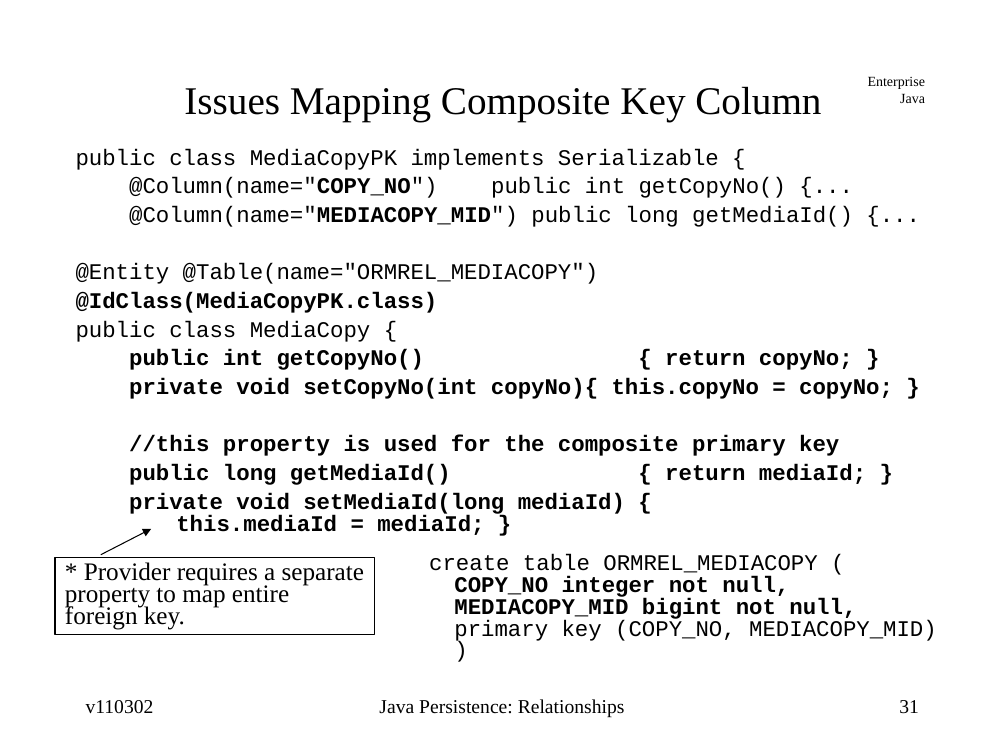
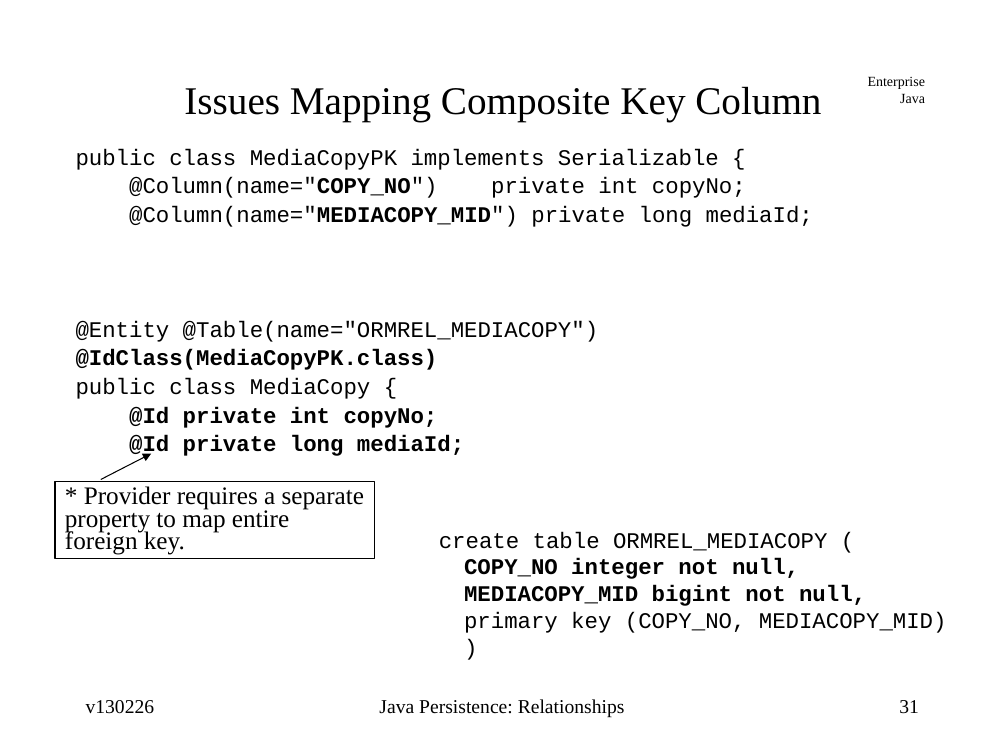
Before and after one commit to jcstaff/ejava-javaee, a slide deck: slide 31 of ormRelations/src/site/resources/lectures/ormRelations.ppt. Drawn at 1008x756 pixels with LibreOffice and Linux fonts; fonts in the diff are those of the drawing. Boxes give left, top, right and bottom in pixels: in the first picture for what was removed or moved away, otherwise in the second. Text is boxed around its words. In the diff, an @@ line names an element or a change of style, - is before the commit and + after.

```diff
--- a/ormRelations/src/site/resources/lectures/ormRelations.ppt
+++ b/ormRelations/src/site/resources/lectures/ormRelations.ppt
@@ text at <box>129,177,813,227</box>: text changed @@
-@Column(name="COPY_NO") public int getCopyNo() {...
-@Column(name="MEDIACOPY_MID") public long getMediaId() {...
+@Column(name="COPY_NO") private int copyNo;
+@Column(name="MEDIACOPY_MID") private long mediaId;
@@ text at <box>129,406,464,458</box>: text changed @@
-public int getCopyNo() { return copyNo; }
-private void setCopyNo(int copyNo){ this.copyNo = copyNo; }
-//this property is used for the composite primary key
-public long getMediaId() { return mediaId; }
-private void setMediaId(long mediaId) {
-    this.mediaId = mediaId; }
+@Id private int copyNo;
+@Id private long mediaId;
@@ arrow moved from (101, 554) - (151, 529) to (101, 480) - (151, 454) @@
@@ rectangle "* Provider requires a separate": place and size @@
-rectangle "* Provider requires a separate" at <box>55,557,375,634</box>
+rectangle "* Provider requires a separate" at <box>55,482,375,558</box>
@@ text "create table ORMREL_MEDIACOPY ( COPY_NO ...": place and size @@
-text "create table ORMREL_MEDIACOPY ( COPY_NO ..." at <box>429,554,937,643</box>
+text "create table ORMREL_MEDIACOPY ( COPY_NO ..." at <box>439,532,947,633</box>
@@ text "create table ORMREL_MEDIACOPY ( COPY_NO ..." at <box>439,532,947,633</box>: line spacing 0.81 to 1; less space between paragraphs @@
@@ text at <box>86,700,155,714</box>: text changed @@
-v110302
+v130226
```
Also in this commit, not shown: 67 other slides changed, 1 slide added.
